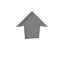
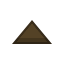
Layer changes from the first 64x64 image to the second:
renamed "Shape 1" to "Shape 1 copy", painted on it over [12, 11, 52, 44]
